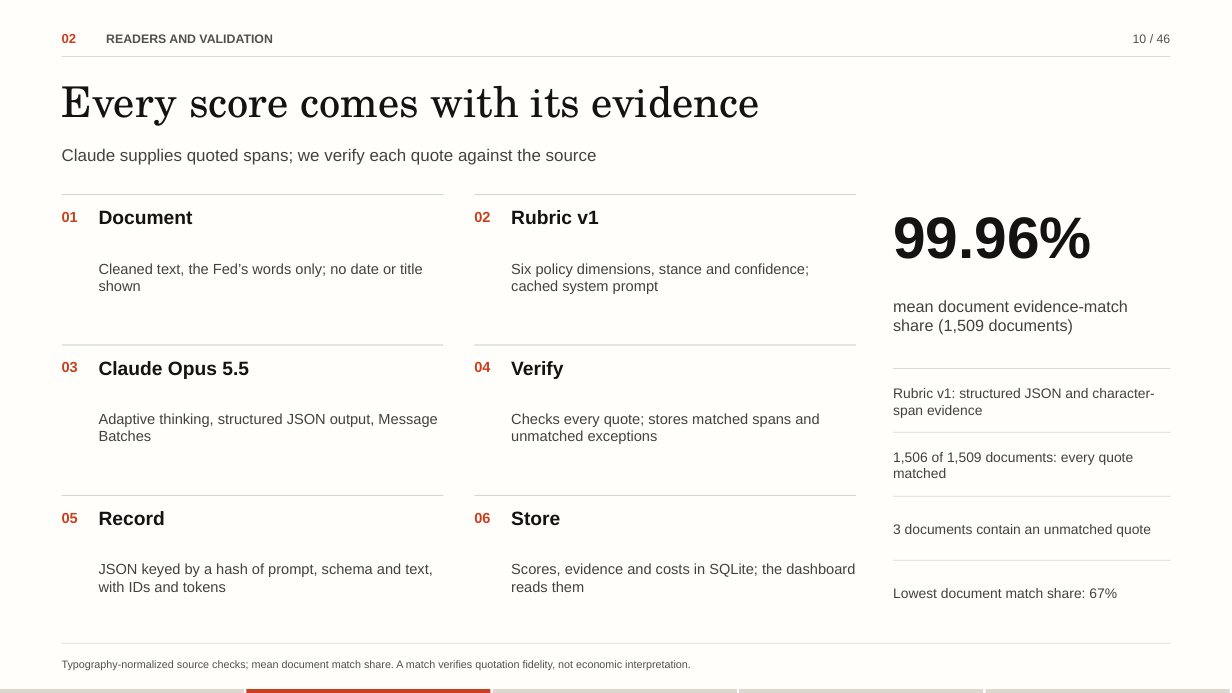
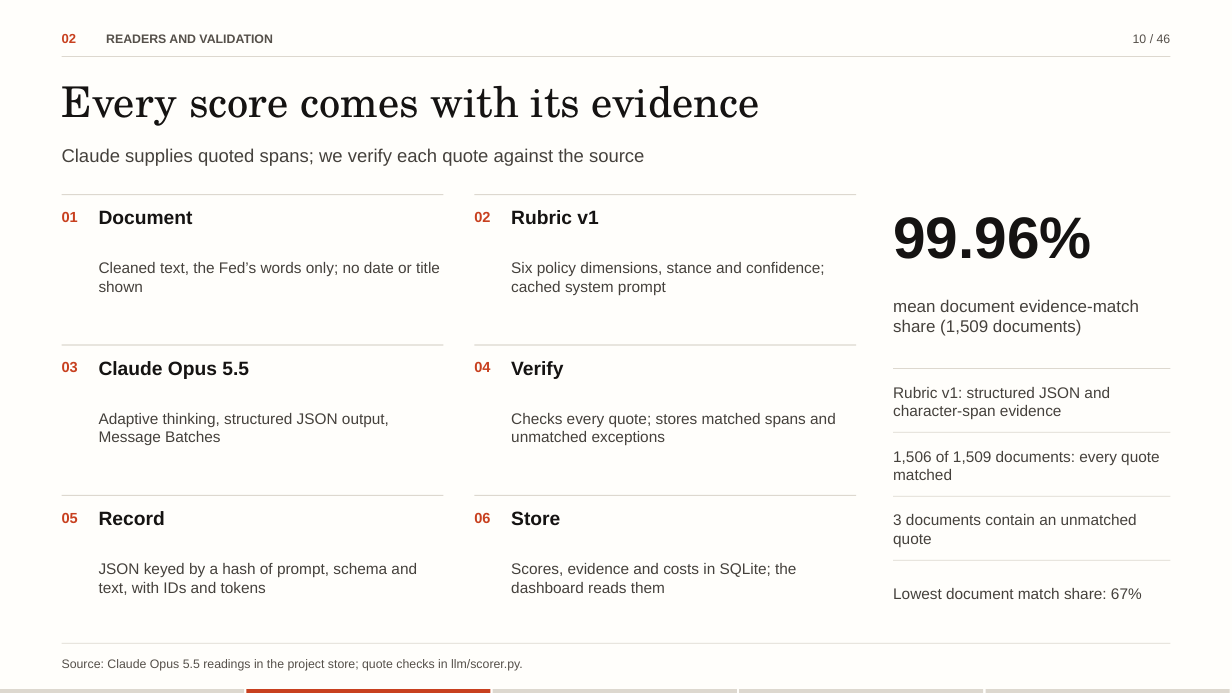
Before and after one commit to flukier1016/fomc-tone-lab, a slide deck: slide 10 of docs/slides/FOMC-Tone-Lab-editable.pptx. Drawn at 1232x693 pixels with LibreOffice and Linux fonts; fonts in the diff are those of the drawing. Boxes give left, top, right and bottom in pixels: in the first picture for what was removed or moved away, otherwise in the second. Text is boxed around its words. In the diff, an @@ line names an element or a change of style, - is before the commit and + after.

Commit message:
Sync with revision 3430cea
The deck now names the public repository on its first and last slides, keeps one-line source footers and a list-style contents page; the write-up is set in the course homework style with references at the end; SUBMISSION.md is a short guide for graders.

```diff
--- a/docs/slides/FOMC-Tone-Lab-editable.pptx
+++ b/docs/slides/FOMC-Tone-Lab-editable.pptx
@@ text "Claude supplies quoted spans; we ..." at <box>62,148,644,166</box>: size 13.2 to 14.4 pt @@
@@ text "mean document evidence-match share (1,509 ..." at <box>893,299,1139,336</box>: size 12.6 to 13.2 pt @@
@@ size 11.4 to 12 pt in 6 elements at <box>99,262,440,292</box>, <box>511,262,825,295</box>, <box>99,413,389,445</box>, <box>511,413,836,445</box>, <box>99,563,417,595</box>, <box>511,563,796,593</box> @@
@@ size 10.8 to 12 pt in 4 elements at <box>893,387,1110,419</box>, <box>893,451,1159,480</box>, <box>893,514,1137,547</box>, <box>893,588,1142,599</box> @@
@@ text at <box>62,659,523,671</box>: text changed; size 8.4 to 9.6 pt @@
-Typography-normalized source checks; mean document match share. A match verifies quotation fidelity, not economic interpretation.
+Source: Claude Opus 5.5 readings in the project store; quote checks in llm/scorer.py.
```
Also in this commit, not shown: 45 other slides changed, 20 other files.
